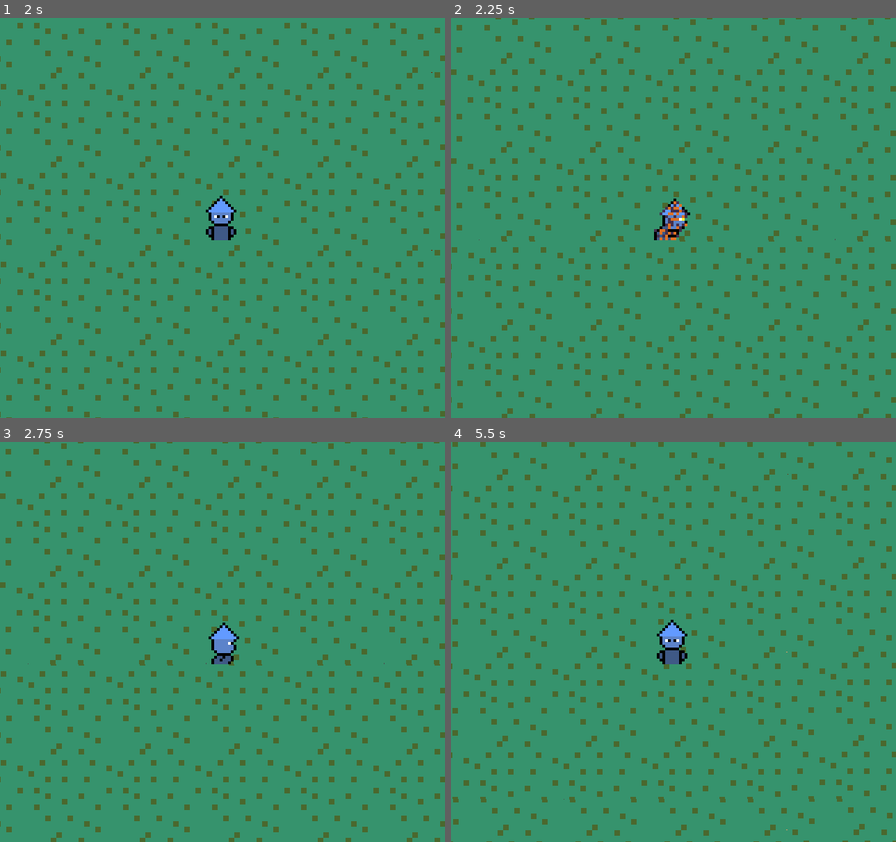
Above: before the commit, frames 1-4 (two rows, left to right).
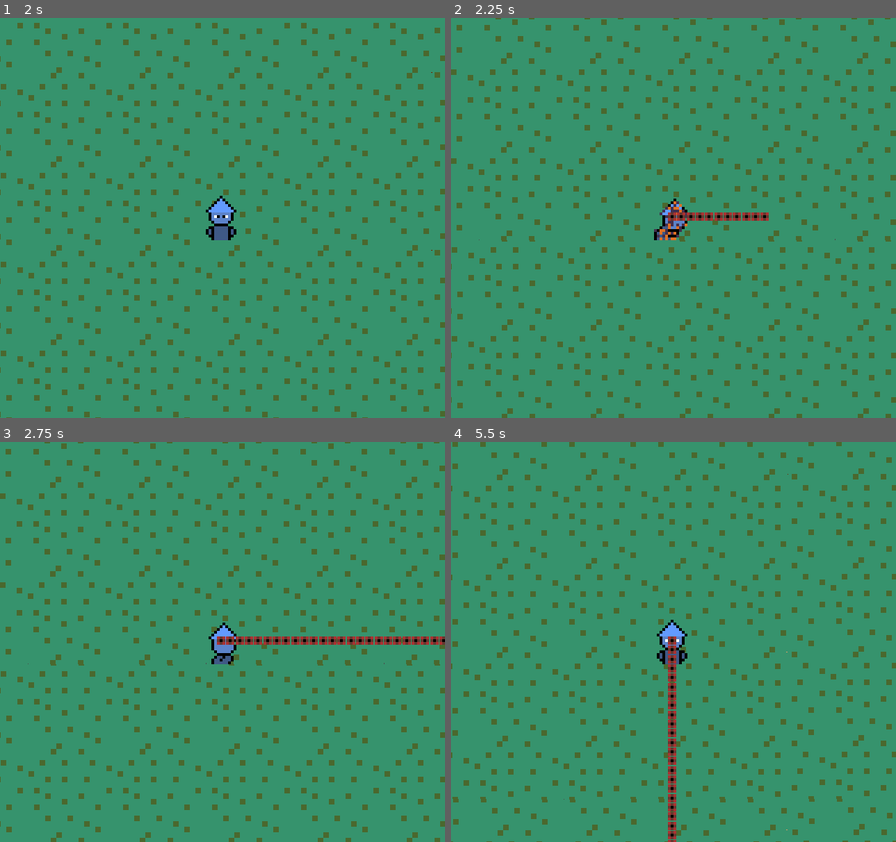
Above: after the commit, the same moments.

Repository: macattack69/TOPSECRETDONTTOUCH
Game: Godot game, scene res://Scenes/World.tscn
The game is run twice, just before and just after one commit, with the same random seed, the same clock (stepped at 60 frames per second) and the same inputs.
Inputs:
- Up to frame 1 (2 s): tap Enter at 0.5 s; hold D (ui_right) 0.53-1.28 s; tap R (dodge) at 0.6, 1.35 s; hold S (ui_down) from 1.28 s (still down)
- Up to frame 2 (2.25 s): release S (ui_down) at 2.03 s; hold D (ui_right) from 2.03 s (still down); hold Space (shoot) from 2.03 s (still down)
- Up to frame 3 (2.75 s): keep holding D (ui_right); keep holding Space (shoot); tap R (dodge) at 2.3 s
- Up to frame 4 (5.5 s): release D (ui_right) at 2.78 s; release Space (shoot) at 2.78 s; hold W (ui_up) 2.78-3.53 s; tap F (shoot2) at 2.85 s; tap R (dodge) at 3.05, 3.6, 4.35, 5.3 s; hold A (ui_left) 3.53-5.03 s; hold S (ui_down) from 5.03 s (still down); hold Space (shoot) from 5.03 s (still down)

Frame 1 is identical in both runs. In frame 2, 0.4% of the frame differs, in the area x 48-72%, y 48-51%; in frame 3, 1.0%, in the area x 48-100%, y 48-51%; in frame 4, 0.9%.

Commit message:
WOW THATS FUNNY IM KEEPING IT
THATS JUST BETTER

Diff:
--- a/yamya2w+b/Scenes/bullet.gd
+++ b/yamya2w+b/Scenes/bullet.gd
@@ -1,11 +1,14 @@
 extends Area2D
 
-export (int) var speed = 120
+export var speed = 200
 
+var velocity = Vector2.ZERO
 
+func _physics_process(delta):
+	position += velocity * delta
 
-var direction
+func set_direction(direction: Vector2):
+	velocity = direction.normalized() * speed
 
-
-func _physics_process(delta: float) -> void:
-	pass
+func _on_VisibilityNotifier2D_screen_exited():
+	queue_free()
--- a/yamya2w+b/scripts/playerClean.gd
+++ b/yamya2w+b/scripts/playerClean.gd
@@ -8,6 +8,7 @@
 const MAX_SPEED = 80
 const FRICTION = 500
 const DODGE_SPEED = 120
+const BULLET_SCENE = preload("res://Scenes/Bullet.tscn")
 
 enum {
 	MOVE,
@@ -80,6 +81,13 @@
 
 func attackState(delta):
 	animationState.travel("Attack")
+	createBullet()
+
+func createBullet():
+	var bulletInstance = BULLET_SCENE.instance()
+	add_child(bulletInstance)
+	bulletInstance.global_position = global_position
+	bulletInstance.set_direction(dodgeVector)
 
 func move():
 	velocity = move_and_slide(velocity)
